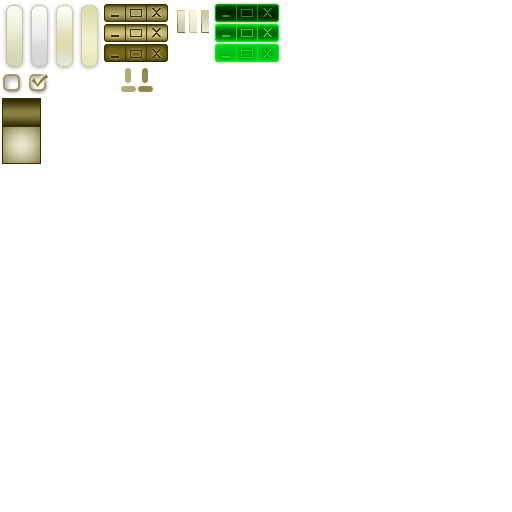
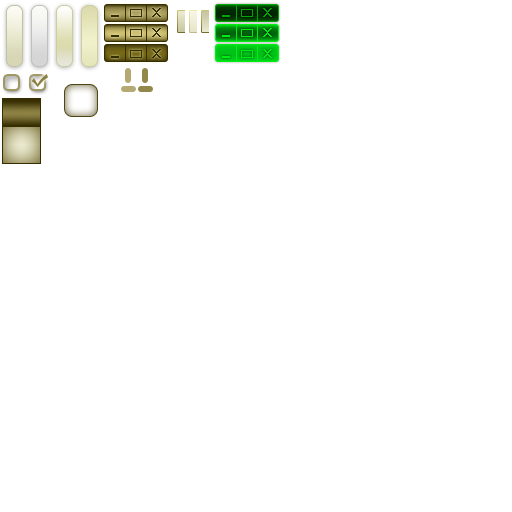
Two versions of the same layered image (w=512, h=512). Layer-by-layer changes:
added layer "框框 光栅" above "框框" over (64, 84, 98, 117)
showed "背景" over (31, 72, 98, 117)
